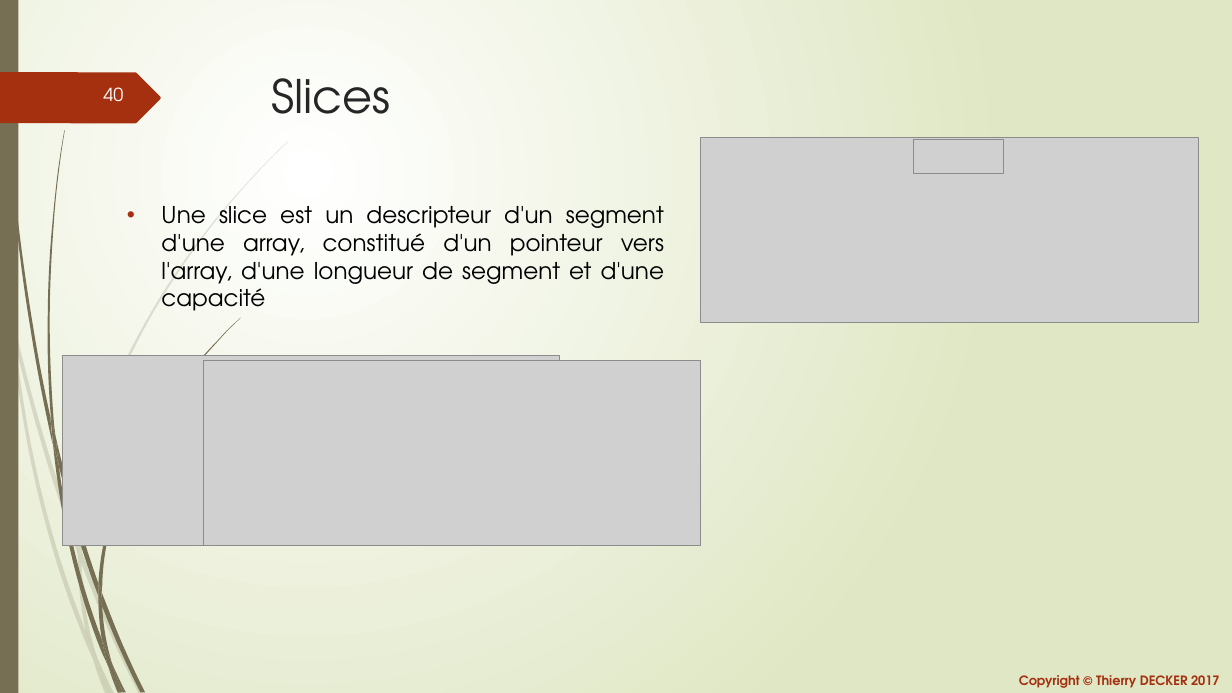
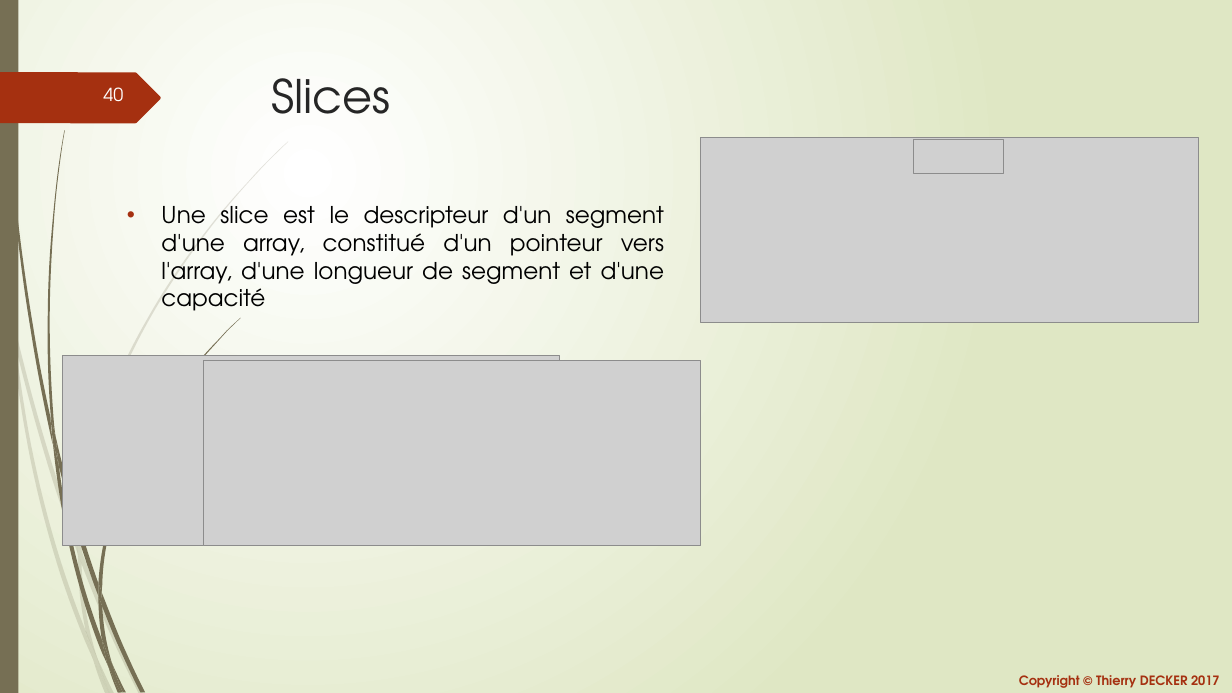
Before and after one commit to thierrydecker/learning-go, a slide deck: slide 40 of documentations/learning-go.pptx. Drawn at 1232x693 pixels with LibreOffice and Linux fonts; fonts in the diff are those of the drawing; grey boxes stand for pictures. Boxes give left, top, right and bottom in pixels: in the first picture for what was removed or moved away, otherwise in the second. Text is boxed around its words. In the diff, an @@ line names an element or a change of style, - is before the commit and + after.

```diff
--- a/documentations/learning-go.pptx
+++ b/documentations/learning-go.pptx
@@ text at [161,206,665,311]: text changed @@
-• Une slice est un descripteur d'un segment d'une array, constitué d'un pointeur vers l'array, d'une longueur de segment et d'une capacité
+• Une slice est le descripteur d'un segment d'une array, constitué d'un pointeur vers l'array, d'une longueur de segment et d'une capacité
```
Also in this commit, not shown: 3 other slides changed, 4 slides added, 4 other files.
